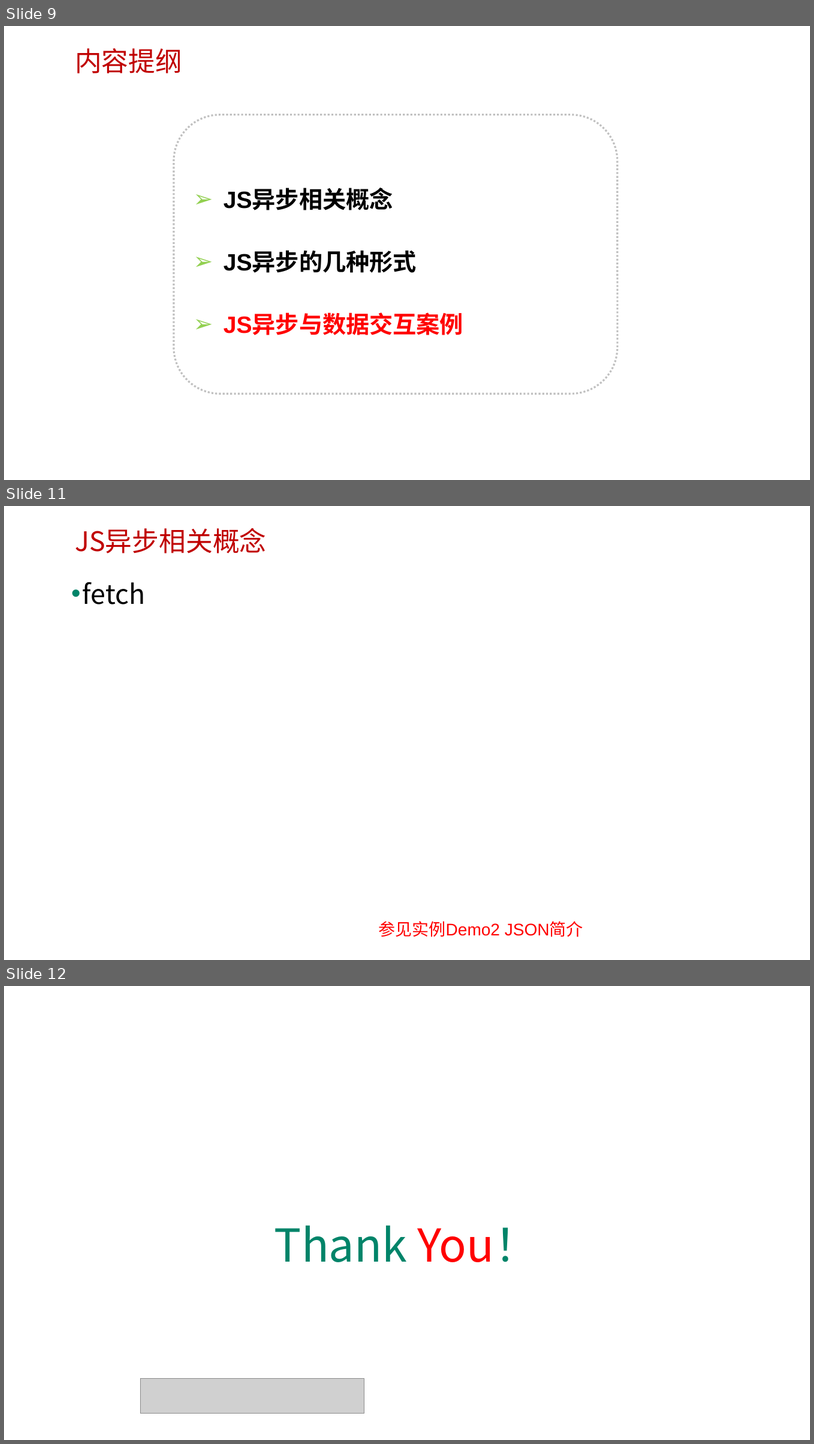
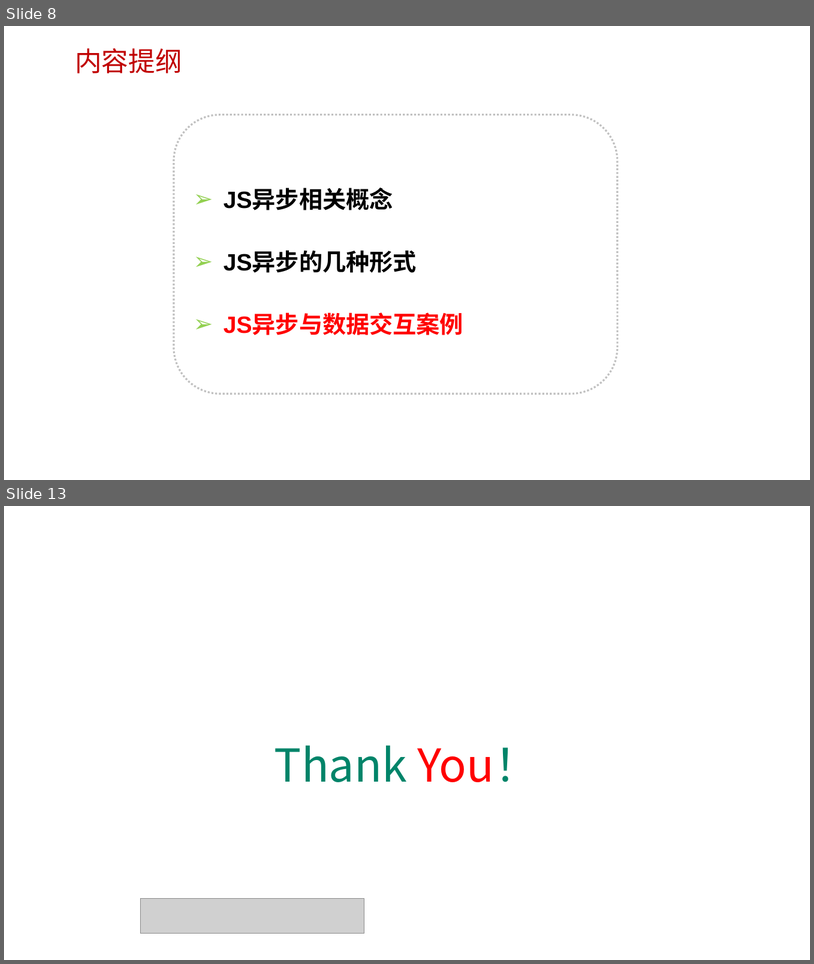
Before and after one commit to edu2act/course-javascript-advanced, a slide deck: 课程PPT/12.JavaScript异步与网络数据交互.pptx. Shown one above the other, each under a label of ours: slides 9, 11 and 12 before the commit, slides 8 and 13 after it; the slides between them are not shown. The pictures are 814x1444 and 814x964 pixels, drawn with LibreOffice and Linux fonts; fonts in the diff are those of the drawing; grey boxes stand for pictures; background and template pictures are left out. Boxes give left, top, right and bottom in pixels: in the first picture for what was removed or moved away, otherwise in the second. Text is boxed around its words. In the diff, an @@ line names an element or a change of style, - is before the commit and + after.

```diff
--- a/课程PPT/12.JavaScript异步与网络数据交互.pptx
+++ b/课程PPT/12.JavaScript异步与网络数据交互.pptx
@@ slide 11 removed at (4,506,810,960), background picture (left out) @@
@@ text removed at (75,528,267,553) @@
-JS异步相关概念
@@ text removed at (83,582,146,604) @@
-• fetch
@@ text removed at (379,921,584,937) @@
-参见实例Demo2 JSON简介
@@ what was slide 9 is now slide 8 @@
@@ what was slide 12 is now slide 13 @@
```
Also in this commit, not shown: 4 slides changed, 5 slides added, 3 other slides removed, 33 other files.
